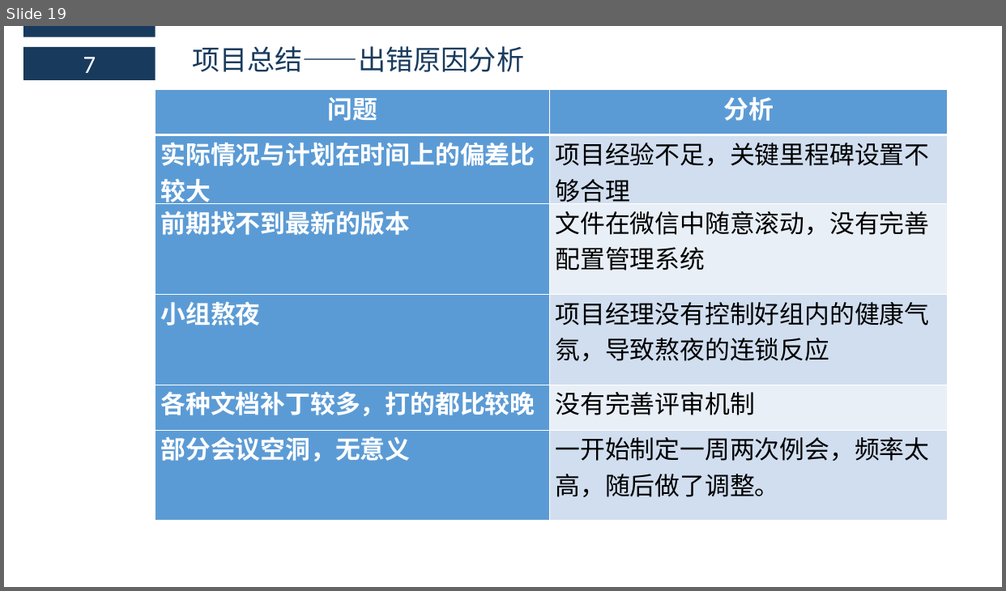
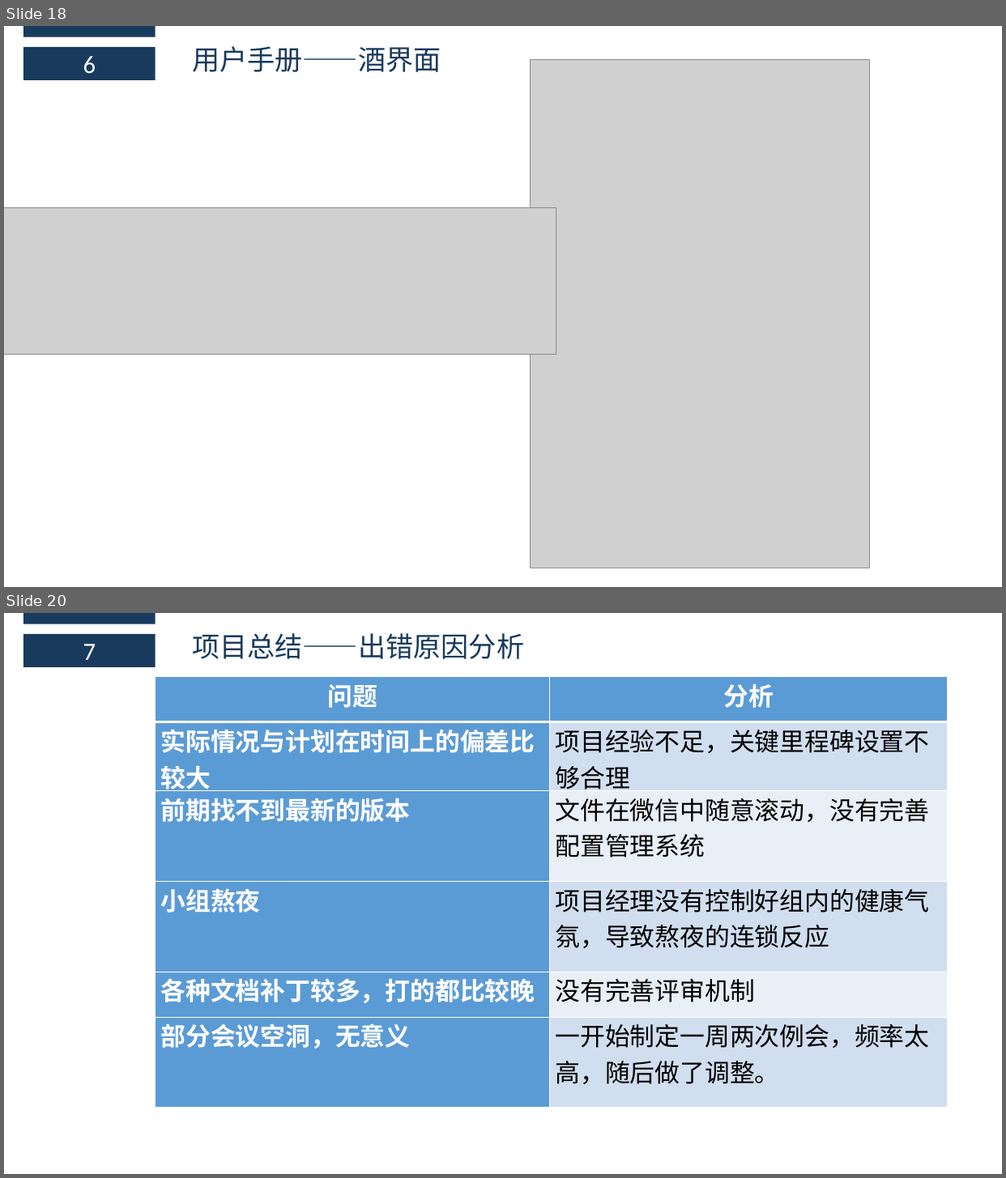
Before and after one commit to boboHh/Wine-APP, a slide deck: SE2018春-G17-实现阶段PPT.pptx. Shown one above the other, each under a label of ours: slide 19 before the commit, slides 18 and 20 after it; the slides between them are not shown. The pictures are 1006x591 and 1006x1178 pixels, drawn with LibreOffice and Linux fonts; fonts in the diff are those of the drawing; grey boxes stand for pictures. Boxes give left, top, right and bottom in pixels: in the first picture for what was removed or moved away, otherwise in the second. Text is boxed around its words. In the diff, an @@ line names an element or a change of style, - is before the commit and + after.

```diff
--- a/SE2018春-G17-实现阶段PPT.pptx
+++ b/SE2018春-G17-实现阶段PPT.pptx
@@ slide 18 added at [4, 26, 1002, 587], background #FFFFFF @@
@@ rectangle added at [23, 26, 155, 37], fill #183A5D @@
@@ rectangle added at [23, 47, 155, 80], fill #183A5D, 24 pt, text #FFFFFF @@
+6
@@ text added at [192, 46, 441, 72], 26.6 pt, text #183A5D @@
+用户手册——酒界面
@@ picture added at [530, 60, 869, 569] @@
@@ picture added at [4, 208, 556, 355] @@
@@ what was slide 19 is now slide 20 @@
```
Also in this commit, not shown: 2 slides changed, 1 other file.
